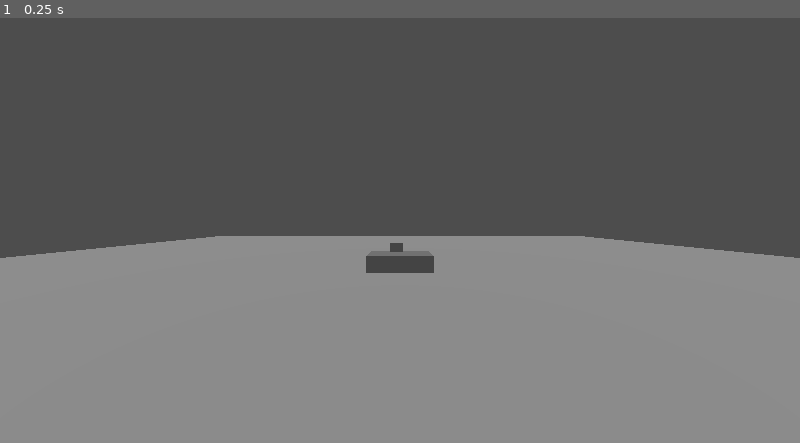
Above: before the commit, frame 1.
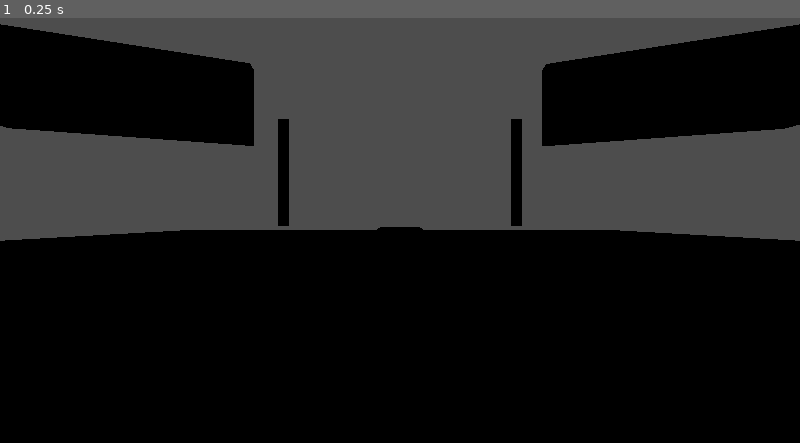
Above: after the commit, the same moment.

Repository: ZeAntwan/LD53
Game: Godot game, scene res://scenes/game.tscn
The game is run twice, just before and just after one commit, with the same random seed, the same clock (stepped at 60 frames per second) and the same inputs.
Inputs:
- Up to frame 1 (0.25 s): no input

The runs differ from the first frame. In frame 1, 64% of the frame differs, in the area x 0-100%, y 1-100%.

Commit message:
Added level into main scene

Diff:
--- a/scenes/game.tscn
+++ b/scenes/game.tscn
@@ -1,43 +1,12 @@
-[gd_scene load_steps=5 format=3 uid="uid://cpogeahmvjydj"]
+[gd_scene load_steps=2 format=3 uid="uid://cpogeahmvjydj"]
 
-[sub_resource type="BoxMesh" id="BoxMesh_8h6a0"]
-size = Vector3(60, 2, 60)
-
-[sub_resource type="BoxShape3D" id="BoxShape3D_xwoi6"]
-size = Vector3(60, 2, 60)
-
-[sub_resource type="StandardMaterial3D" id="StandardMaterial3D_u3ty5"]
-albedo_color = Color(0.360784, 0.360784, 0.360784, 1)
-
-[sub_resource type="BoxMesh" id="BoxMesh_6djge"]
+[ext_resource type="PackedScene" uid="uid://ci36nuskade4y" path="res://scenes/level.tscn" id="1_rfo83"]
 
 [node name="Game" type="Node"]
 
-[node name="Camera3D" type="Camera3D" parent="."]
-transform = Transform3D(1, 0, 0, 0, 1, 0, 0, 0, 1, 0, 4.00828, 18.3401)
-current = true
-
-[node name="DirectionalLight3D" type="DirectionalLight3D" parent="."]
-transform = Transform3D(1, 0, 0, 0, 0.461547, 0.887116, 0, -0.887116, 0.461547, 0, 20.2603, 0)
-
-[node name="StaticBody3D" type="StaticBody3D" parent="."]
-
-[node name="MeshInstance3D" type="MeshInstance3D" parent="StaticBody3D"]
-mesh = SubResource("BoxMesh_8h6a0")
-
-[node name="CollisionShape3D" type="CollisionShape3D" parent="StaticBody3D"]
-shape = SubResource("BoxShape3D_xwoi6")
-
-[node name="MeshInstance3D" type="MeshInstance3D" parent="."]
-transform = Transform3D(3.69883, 0, 0, 0, 1.00217, 0, 0, 0, 2.79047, 0, 1.4, 0.808)
-material_override = SubResource("StandardMaterial3D_u3ty5")
-mesh = SubResource("BoxMesh_6djge")
-
-[node name="MeshInstance3D" type="MeshInstance3D" parent="MeshInstance3D"]
-transform = Transform3D(0.205507, 0, 0, 0, 0.505965, 0, 0, 0, 0.0423567, -0.0585139, 0.86132, 0)
-material_override = SubResource("StandardMaterial3D_u3ty5")
-mesh = SubResource("BoxMesh_6djge")
+[node name="Level" parent="." instance=ExtResource("1_rfo83")]
 
 [node name="Camera3D2" type="Camera3D" parent="."]
-transform = Transform3D(1, 0, 0, 0, 1, 0, 0, 0, 1, 0, 3, 3)
+transform = Transform3D(1, 0, 0, 0, 1, 0, 0, 0, 1, 0, 2.708, 2.67043)
+current = true
 fov = 90.0
